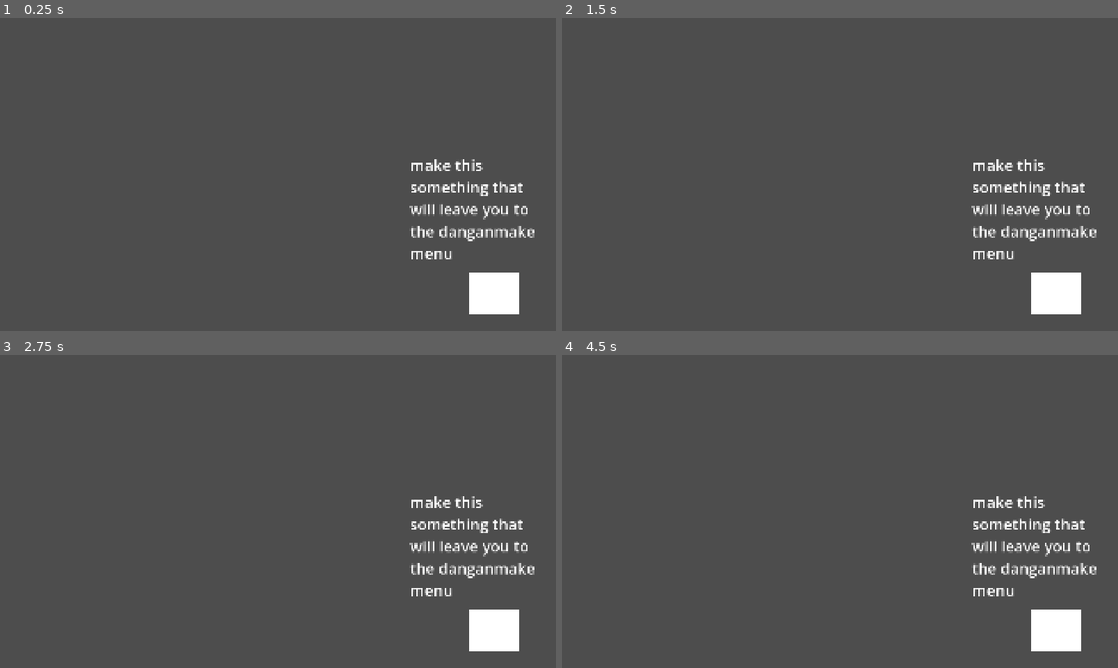
Above: before the commit, frames 1-4 (two rows, left to right).
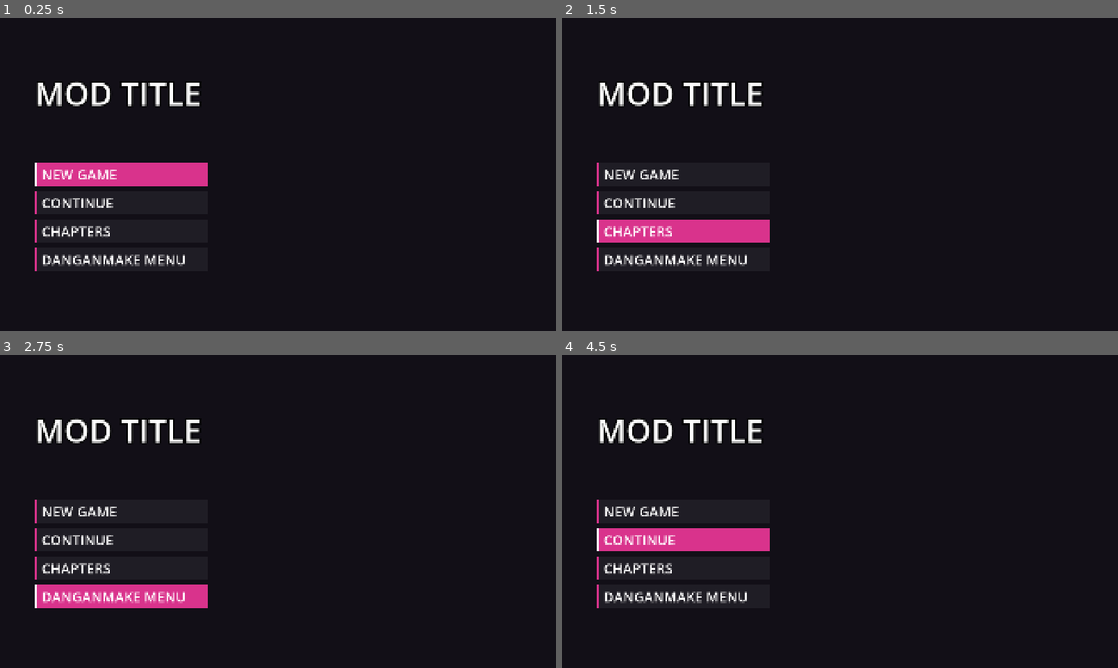
Above: after the commit, the same moments.

Repository: Power2015Dev/firebird
Game: Godot game, scene res://Menu/scene.tscn
The game is run twice, just before and just after one commit, with the same random seed, the same clock (stepped at 60 frames per second) and the same inputs. This scene is started directly instead of the project's main scene.
Inputs (mouse positions are in pixels of both pictures, inside the frame that each line leads up to):
- Up to frame 1 (0.25 s): no input
- Up to frame 2 (1.5 s): click (684, 230) at 0.5 s, where only the run after the commit has a clickable "CHAPTERS"; click (639, 296) at 1.25 s, where only the run after the commit has a clickable "BACK"
- Up to frame 3 (2.75 s): click (122, 596) at 2 s, where only the run after the commit has a clickable "DANGANMAKE MENU"
- Up to frame 4 (4.5 s): click (684, 511) at 2.75 s, where only the run after the commit has a clickable "NEW GAME"; click (684, 511) at 3.5 s, where only the run after the commit has a clickable "NEW GAME"; click (684, 539) at 4.25 s, where only the run after the commit has a clickable "CONTINUE"

The runs differ from the first frame. In frame 1, 100% of the frame differs, in the area x 0-100%, y 0-100%; in frame 2, 100%; in frame 3, 100%; in frame 4, 100%.

Commit message:
Add files via upload

Diff:
--- a/Menu/scene.tscn
+++ b/Menu/scene.tscn
@@ -2,28 +2,162 @@
 
 [ext_resource type="Script" uid="uid://d0w42bjexpk0l" path="res://Menu/scene_script.gd" id="1_hiutn"]
 
-[node name="Scene" type="Control" unique_id=1259038371]
+[sub_resource type="StyleBoxFlat" id="StyleBoxFlat_normal"]
+content_margin_left = 24.0
+content_margin_right = 24.0
+bg_color = Color(0.13, 0.12, 0.15, 0.9)
+border_width_left = 6
+border_color = Color(0.85, 0.2, 0.55, 1)
+
+[sub_resource type="StyleBoxFlat" id="StyleBoxFlat_hover"]
+content_margin_left = 24.0
+content_margin_right = 24.0
+bg_color = Color(0.85, 0.2, 0.55, 1)
+border_width_left = 6
+border_color = Color(1, 1, 1, 1)
+
+[sub_resource type="StyleBoxFlat" id="StyleBoxFlat_pressed"]
+content_margin_left = 24.0
+content_margin_right = 24.0
+bg_color = Color(0.6, 0.12, 0.38, 1)
+border_width_left = 6
+border_color = Color(1, 1, 1, 1)
+
+[sub_resource type="StyleBoxFlat" id="StyleBoxFlat_disabled"]
+content_margin_left = 24.0
+content_margin_right = 24.0
+bg_color = Color(0.1, 0.1, 0.11, 0.6)
+border_width_left = 6
+border_color = Color(0.3, 0.3, 0.32, 1)
+
+[sub_resource type="Theme" id="Theme_menu"]
+Button/colors/font_color = Color(1, 1, 1, 1)
+Button/colors/font_disabled_color = Color(0.45, 0.45, 0.48, 1)
+Button/colors/font_focus_color = Color(1, 1, 1, 1)
+Button/colors/font_hover_color = Color(1, 1, 1, 1)
+Button/colors/font_pressed_color = Color(1, 1, 1, 1)
+Button/font_sizes/font_size = 48
+Button/styles/disabled = SubResource("StyleBoxFlat_disabled")
+Button/styles/focus = SubResource("StyleBoxFlat_hover")
+Button/styles/hover = SubResource("StyleBoxFlat_hover")
+Button/styles/normal = SubResource("StyleBoxFlat_normal")
+Button/styles/pressed = SubResource("StyleBoxFlat_pressed")
+Label/colors/font_color = Color(1, 1, 1, 1)
+
+[node name="Scene" type="Control"]
 layout_mode = 3
 anchors_preset = 15
 anchor_right = 1.0
 anchor_bottom = 1.0
 grow_horizontal = 2
 grow_vertical = 2
+theme = SubResource("Theme_menu")
 script = ExtResource("1_hiutn")
 
-[node name="ColorRect" type="ColorRect" parent="." unique_id=1114360019]
+[node name="Background" type="ColorRect" parent="."]
+layout_mode = 1
+anchors_preset = 15
+anchor_right = 1.0
+anchor_bottom = 1.0
+grow_horizontal = 2
+grow_vertical = 2
+color = Color(0.07, 0.06, 0.09, 1)
+
+[node name="Picture" type="TextureRect" parent="."]
+layout_mode = 1
+anchors_preset = 15
+anchor_right = 1.0
+anchor_bottom = 1.0
+grow_horizontal = 2
+grow_vertical = 2
+expand_mode = 1
+stretch_mode = 6
+
+[node name="Title" type="Label" parent="."]
+unique_name_in_owner = true
 layout_mode = 0
-offset_left = 1622.0
-offset_top = 877.0
-offset_right = 1795.0
-offset_bottom = 1020.0
+offset_left = 120.0
+offset_top = 120.0
+offset_right = 1800.0
+offset_bottom = 400.0
+theme_override_constants/outline_size = 24
+theme_override_colors/font_outline_color = Color(0, 0, 0, 1)
+theme_override_font_sizes/font_size = 110
+text = "MOD TITLE"
+vertical_alignment = 1
+autowrap_mode = 3
 
-[node name="Label" type="Label" parent="." unique_id=900187077]
+[node name="MainButtons" type="VBoxContainer" parent="."]
+unique_name_in_owner = true
 layout_mode = 0
-offset_left = 1416.0
-offset_top = 471.0
-offset_right = 1886.0
-offset_bottom = 848.0
-theme_override_font_sizes/font_size = 53
-text = "make this something that will leave you to the danganmake menu"
-autowrap_mode = 3
+offset_left = 120.0
+offset_top = 500.0
+offset_right = 720.0
+offset_bottom = 900.0
+theme_override_constants/separation = 18
+
+[node name="NewGame" type="Button" parent="MainButtons"]
+unique_name_in_owner = true
+custom_minimum_size = Vector2(0, 80)
+layout_mode = 2
+text = "NEW GAME"
+alignment = 0
+
+[node name="Continue" type="Button" parent="MainButtons"]
+unique_name_in_owner = true
+custom_minimum_size = Vector2(0, 80)
+layout_mode = 2
+text = "CONTINUE"
+alignment = 0
+
+[node name="Chapters" type="Button" parent="MainButtons"]
+unique_name_in_owner = true
+custom_minimum_size = Vector2(0, 80)
+layout_mode = 2
+text = "CHAPTERS"
+alignment = 0
+
+[node name="Danganmake" type="Button" parent="MainButtons"]
+unique_name_in_owner = true
+custom_minimum_size = Vector2(0, 80)
+layout_mode = 2
+text = "DANGANMAKE MENU"
+alignment = 0
+
+[node name="ChapterPanel" type="VBoxContainer" parent="."]
+unique_name_in_owner = true
+visible = false
+layout_mode = 0
+offset_left = 120.0
+offset_top = 420.0
+offset_right = 1020.0
+offset_bottom = 1000.0
+theme_override_constants/separation = 18
+
+[node name="ChapterScroll" type="ScrollContainer" parent="ChapterPanel"]
+layout_mode = 2
+size_flags_vertical = 3
+horizontal_scroll_mode = 0
+
+[node name="ChapterList" type="VBoxContainer" parent="ChapterPanel/ChapterScroll"]
+unique_name_in_owner = true
+layout_mode = 2
+size_flags_horizontal = 3
+theme_override_constants/separation = 14
+
+[node name="ChapterButton" type="Button" parent="ChapterPanel/ChapterScroll/ChapterList"]
+unique_name_in_owner = true
+custom_minimum_size = Vector2(0, 76)
+layout_mode = 2
+text = "CHAPTER"
+alignment = 0
+
+[node name="Back" type="Button" parent="ChapterPanel"]
+unique_name_in_owner = true
+custom_minimum_size = Vector2(300, 76)
+layout_mode = 2
+size_flags_horizontal = 0
+text = "BACK"
+
+[node name="Music" type="AudioStreamPlayer" parent="."]
+autoplay = true
--- a/Menu/scene_script.gd
+++ b/Menu/scene_script.gd
@@ -1,11 +1,85 @@
 extends Control
 
+## The title screen of a Danganmake mod.
+##
+## Danganmake opens this scene when the player plays a mod whose title screen is
+## turned on in Danganmake's own menu. It talks to Danganmake only through the four signals below,
+## and Danganmake tells it about the mod through setup(). Change the look as much as
+## you like: only keep the signals and setup().
+##
+## Danganmake always adds its own DANGANMAKE button on top, so the player can always
+## get back to Danganmake's menu.
 
-# Called when the node enters the scene tree for the first time.
+## Start from the beginning (the first chapter, or the mod if it has no chapters).
+signal new_game
+## Carry on from the last save.
+signal continue_game
+## Start one chapter (its place in info.chapters, starting at 0).
+signal chapter_selected(index: int)
+## Go to Danganmake's own menu.
+signal danganmake_menu
+
+@onready var title_label: Label = %Title
+@onready var main_buttons: VBoxContainer = %MainButtons
+@onready var btn_new: Button = %NewGame
+@onready var btn_continue: Button = %Continue
+@onready var btn_chapters: Button = %Chapters
+@onready var btn_danganmake: Button = %Danganmake
+@onready var chapter_panel: Control = %ChapterPanel
+@onready var chapter_list: VBoxContainer = %ChapterList
+@onready var chapter_template: Button = %ChapterButton
+@onready var btn_back: Button = %Back
+
+var info: Dictionary = {}
+
 func _ready() -> void:
-	pass # Replace with function body.
+	chapter_panel.visible = false
+	chapter_template.visible = false
+	btn_new.pressed.connect(func(): new_game.emit())
+	btn_continue.pressed.connect(func(): continue_game.emit())
+	btn_chapters.pressed.connect(_show_chapters)
+	btn_danganmake.pressed.connect(func(): danganmake_menu.emit())
+	btn_back.pressed.connect(_hide_chapters)
+	btn_new.grab_focus()
 
+## Danganmake calls this before the screen shows:
+## {
+##   "title": String, "description": String, "version": String,
+##   "has_save": bool,  (there is something to continue)
+##   "continue_chapter": String,  (name of the chapter Continue opens, "" if none)
+##   "chapters": [{"name": String, "ready": bool, "has_save": bool}, ...]  (empty if no chapters)
+## }
+func setup(mod_info: Dictionary) -> void:
+	info = mod_info
+	if not is_node_ready():
+		await ready
+	title_label.text = str(info.get("title", ""))
+	btn_continue.disabled = not bool(info.get("has_save", false))
+	btn_chapters.visible = not (info.get("chapters", []) as Array).is_empty()
 
-# Called every frame. 'delta' is the elapsed time since the previous frame.
-func _process(delta: float) -> void:
-	pass
+func _show_chapters() -> void:
+	for b in chapter_list.get_children():
+		if b != chapter_template:
+			b.queue_free()
+	var chapters : Array = info.get("chapters", [])
+	for i in chapters.size():
+		var b : Button = chapter_template.duplicate()
+		b.visible = true
+		b.text = str(chapters[i].get("name", ""))
+		b.disabled = not bool(chapters[i].get("ready", false))
+		var index := i
+		b.pressed.connect(func(): chapter_selected.emit(index))
+		chapter_list.add_child(b)
+	main_buttons.visible = false
+	chapter_panel.visible = true
+	btn_back.grab_focus()
+
+func _hide_chapters() -> void:
+	chapter_panel.visible = false
+	main_buttons.visible = true
+	btn_chapters.grab_focus()
+
+func _unhandled_input(event: InputEvent) -> void:
+	if event.is_action_pressed("ui_cancel") and chapter_panel.visible:
+		accept_event()
+		_hide_chapters()
--- /dev/null
+++ b/Test/preview.gd
@@ -0,0 +1,30 @@
+extends Control
+
+## Try the title screen without Danganmake: press F5 (this scene is the main scene).
+## It shows the title screen with a made up mod and prints what each button does.
+## This folder is not exported.
+
+const MENU := preload("res://Menu/scene.tscn")
+
+@export var title := "My Danganronpa Mod"
+@export var has_save := true
+@export var chapters := PackedStringArray(["Prologue", "Chapter 1", "Chapter 2"])
+
+@onready var log_label: Label = $Log
+
+func _ready() -> void:
+	var menu := MENU.instantiate()
+	add_child(menu)
+	move_child(menu, 0)
+	var list : Array = []
+	for i in chapters.size():
+		list.append({"name": chapters[i], "ready": i < 2, "has_save": i == 0})
+	menu.setup({"title": title, "description": "", "version": "", "has_save": has_save, "continue_chapter": chapters[0] if has_save and chapters.size() > 0 else "", "chapters": list})
+	menu.new_game.connect(func(): _log("new_game"))
+	menu.continue_game.connect(func(): _log("continue_game"))
+	menu.chapter_selected.connect(func(i): _log("chapter_selected(%d)" % i))
+	menu.danganmake_menu.connect(func(): _log("danganmake_menu"))
+
+func _log(text: String) -> void:
+	print(text)
+	log_label.text = text
--- /dev/null
+++ b/Test/preview.tscn
@@ -0,0 +1,25 @@
+[gd_scene format=3 uid="uid://dgl6w6tp7ipt"]
+
+[ext_resource type="Script" uid="uid://bjhxeamipxkhf" path="res://Test/preview.gd" id="1_prev"]
+
+[node name="Preview" type="Control"]
+layout_mode = 3
+anchors_preset = 15
+anchor_right = 1.0
+anchor_bottom = 1.0
+grow_horizontal = 2
+grow_vertical = 2
+script = ExtResource("1_prev")
+
+[node name="Log" type="Label" parent="."]
+layout_mode = 1
+anchors_preset = 1
+anchor_left = 1.0
+anchor_right = 1.0
+offset_left = -700.0
+offset_top = 20.0
+offset_right = -20.0
+offset_bottom = 80.0
+grow_horizontal = 0
+theme_override_font_sizes/font_size = 36
+horizontal_alignment = 2
Not shown, added: Test/preview.gd.uid
Not shown, added: export_presets.cfg
